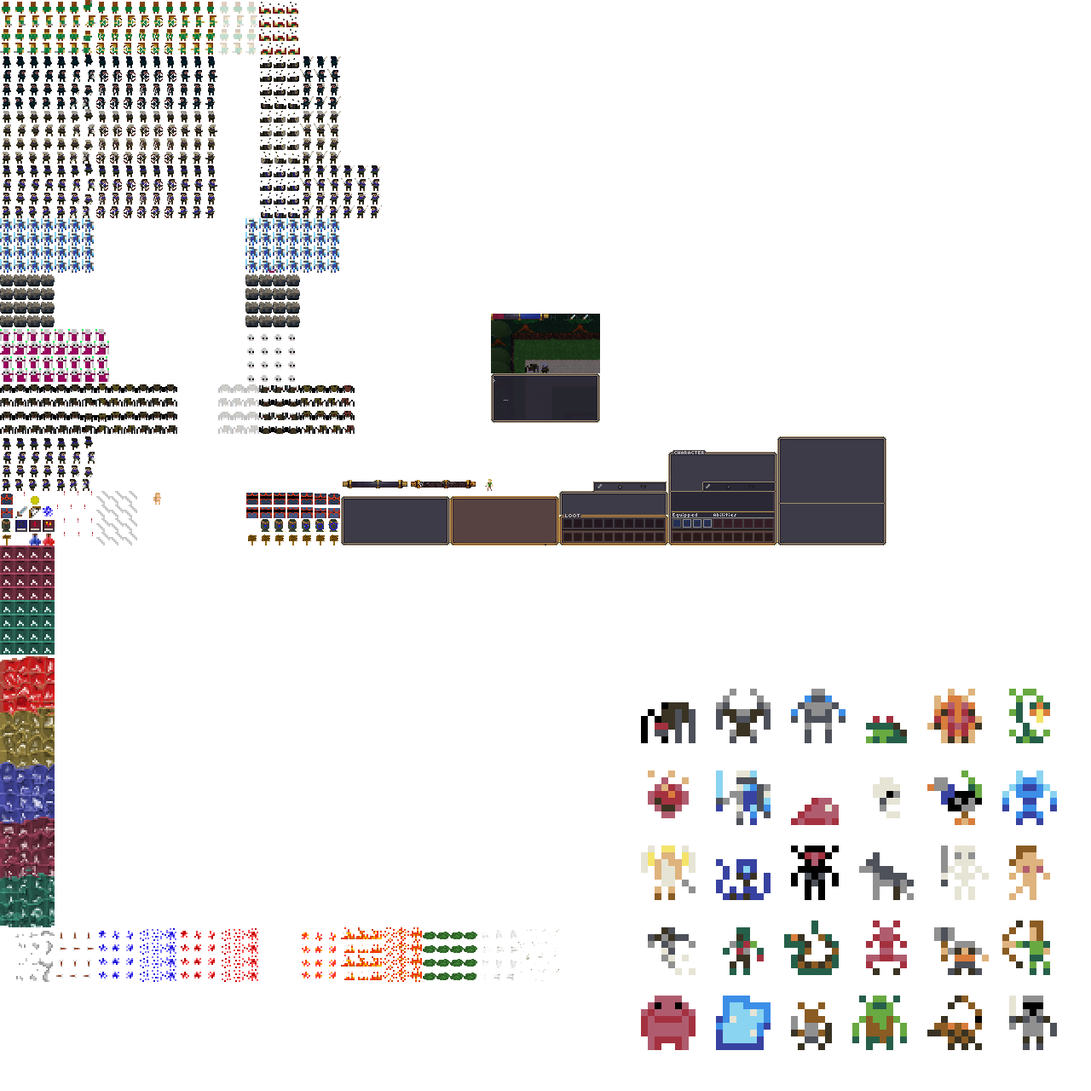
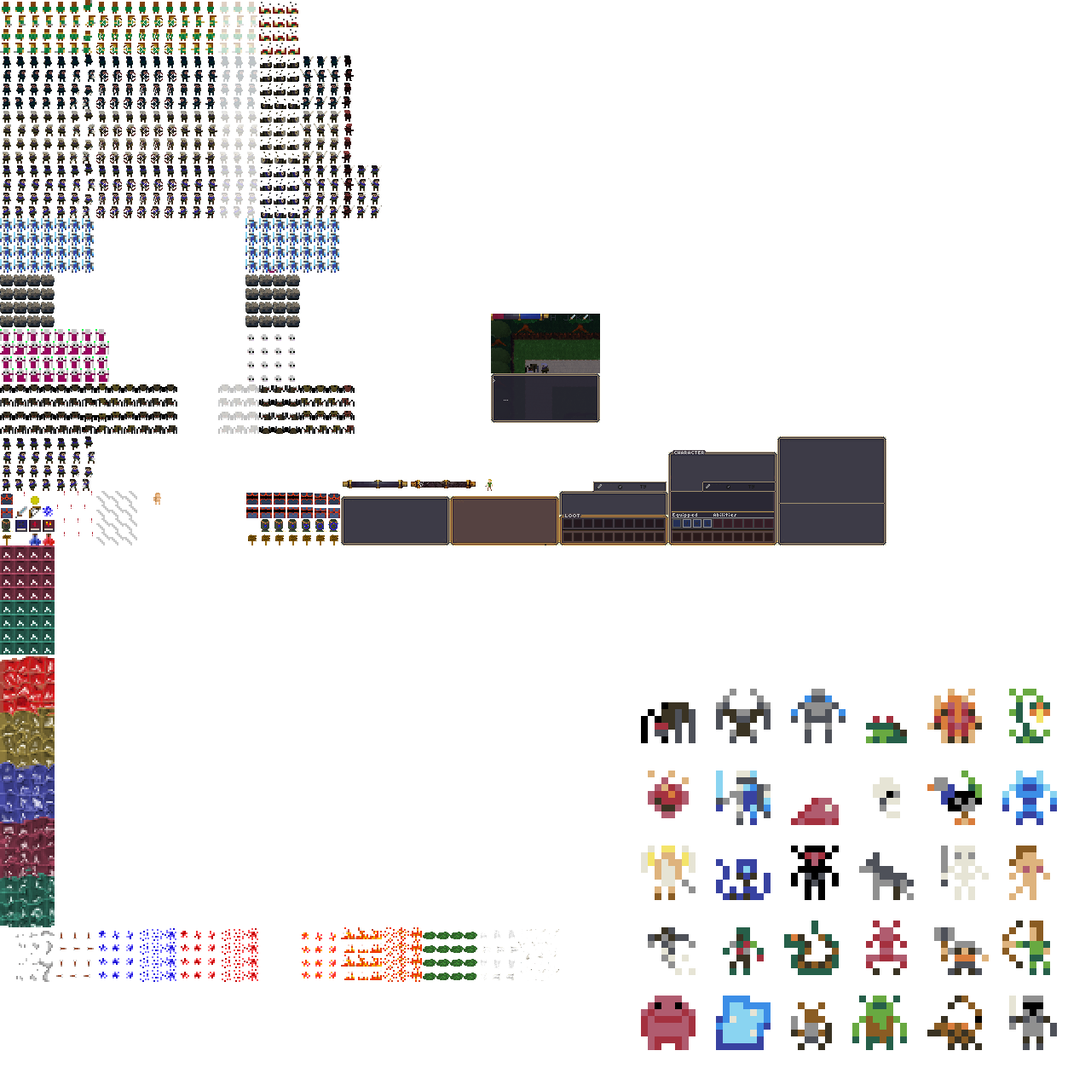
Comparing the layer stacks of the two 1091x1091 images. Changes:
painted on "pixels.png" over [220, 55, 517, 969]
